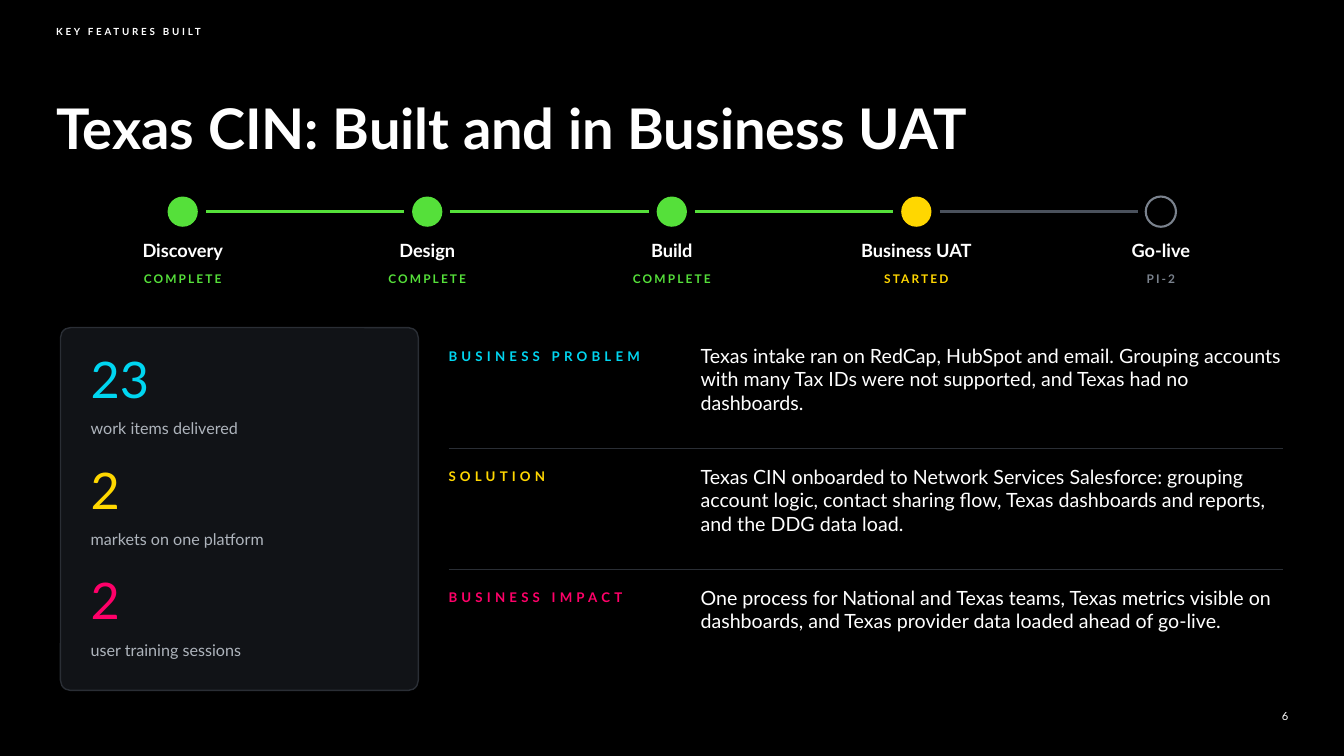
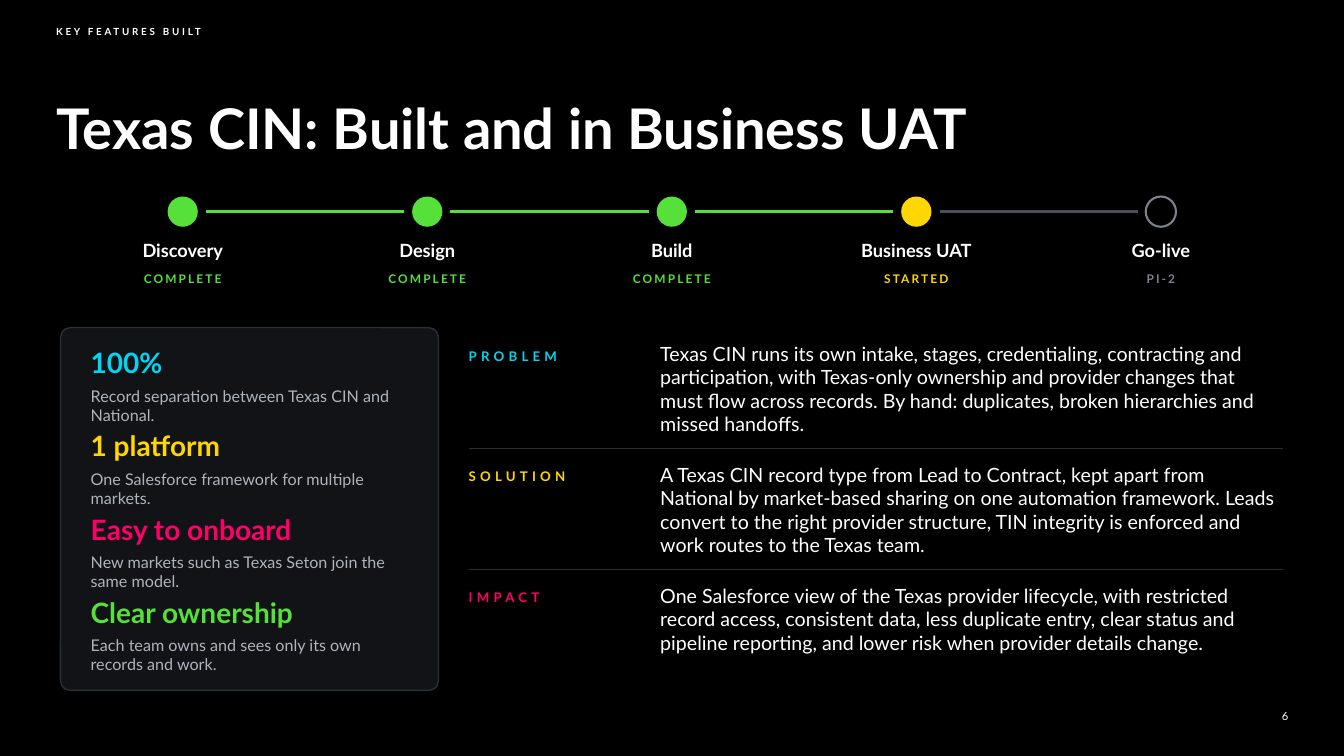
Before and after one commit to chintasurya/AscensionQBR, a slide deck: slide 6 of Ascension_QBR_FY27_PI-1.pptx. Drawn at 1344x756 pixels with LibreOffice and Linux fonts; fonts in the diff are those of the drawing; background and template pictures are left out. Boxes give left, top, right and bottom in pixels: in the first picture for what was removed or moved away, otherwise in the second. Text is boxed around its words. In the diff, an @@ line names an element or a change of style, - is before the commit and + after.

```diff
--- a/Ascension_QBR_FY27_PI-1.pptx
+++ b/Ascension_QBR_FY27_PI-1.pptx
@@ rounded rectangle: place and size @@
-rounded rectangle at bbox=[60, 328, 418, 691]
+rounded rectangle at bbox=[60, 328, 439, 691]
@@ text at bbox=[91, 352, 163, 374]: text changed; size 36 to 20 pt; bold on @@
-23
+100%
@@ text at bbox=[469, 351, 557, 361]: text changed @@
-BUSINESS PROBLEM
+PROBLEM
@@ text added at bbox=[660, 346, 1254, 431], 14 pt, text #FFFFFF @@
+Texas CIN runs its own intake, stages, credentialing, contracting and participation, with Texas-only ownership and provider changes that must flow across records. By hand: duplicates, broken hierarchies and missed handoffs.
@@ text at bbox=[91, 390, 389, 421]: text changed @@
-work items delivered
+Record separation between Texas CIN and National.
@@ text at bbox=[91, 435, 220, 461]: text changed; size 36 to 20 pt; bold on @@
-2
+1 platform
@@ line moved from (449, 449) - (1284, 449) to (469, 449) - (1284, 449) @@
@@ text at bbox=[91, 473, 363, 504]: text changed @@
-markets on one platform
+One Salesforce framework for multiple markets.
@@ text "SOLUTION": place and size @@
-text "SOLUTION" at bbox=[449, 471, 546, 481]
+text "SOLUTION" at bbox=[469, 471, 566, 481]
@@ text added at bbox=[660, 467, 1274, 552], 14 pt, text #FFFFFF @@
+A Texas CIN record type from Lead to Contract, kept apart from National by market-based sharing on one automation framework. Leads convert to the right provider structure, TIN integrity is enforced and work routes to the Texas team.
@@ text removed at bbox=[701, 469, 1265, 531] @@
-Texas CIN onboarded to Network Services Salesforce: grouping account logic, contact sharing flow, Texas dashboards and reports, and the DDG data load.
@@ text at bbox=[91, 519, 291, 545]: text changed; size 36 to 20 pt; bold on @@
-2
+Easy to onboard
@@ text at bbox=[91, 556, 385, 587]: text changed @@
-user training sessions
+New markets such as Texas Seton join the same model.
@@ line moved from (449, 570) - (1284, 570) to (469, 570) - (1284, 570) @@
@@ text at bbox=[469, 592, 540, 602]: text changed @@
-BUSINESS IMPACT
+IMPACT
@@ text added at bbox=[660, 588, 1235, 654], 14 pt, text #FFFFFF @@
+One Salesforce view of the Texas provider lifecycle, with restricted record access, consistent data, less duplicate entry, clear status and pipeline reporting, and lower risk when provider details change.
@@ text removed at bbox=[701, 590, 1271, 632] @@
-One process for National and Texas teams, Texas metrics visible on dashboards, and Texas provider data loaded ahead of go-live.
@@ text added at bbox=[91, 602, 293, 628], 20 pt, text #55E03A, bold @@
+Clear ownership
@@ text at bbox=[91, 639, 361, 670]: text changed; size 14 to 11.5 pt; text colour #FFFFFF to #AEB4BC @@
-Texas intake ran on RedCap, HubSpot and email. Grouping accounts with many Tax IDs were not supported, and Texas had no dashboards.
+Each team owns and sees only its own records and work.
```
Also in this commit, not shown: 3 other slides changed, 2 other files.
